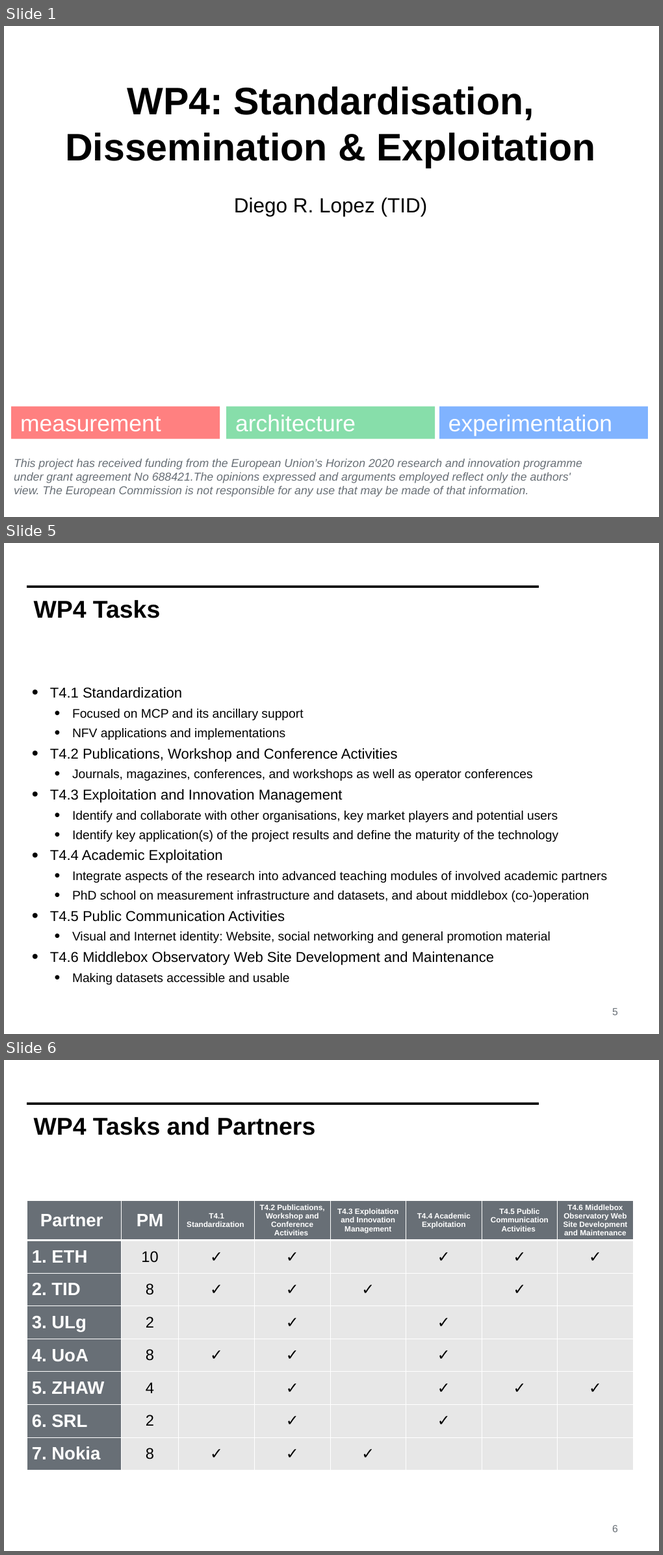
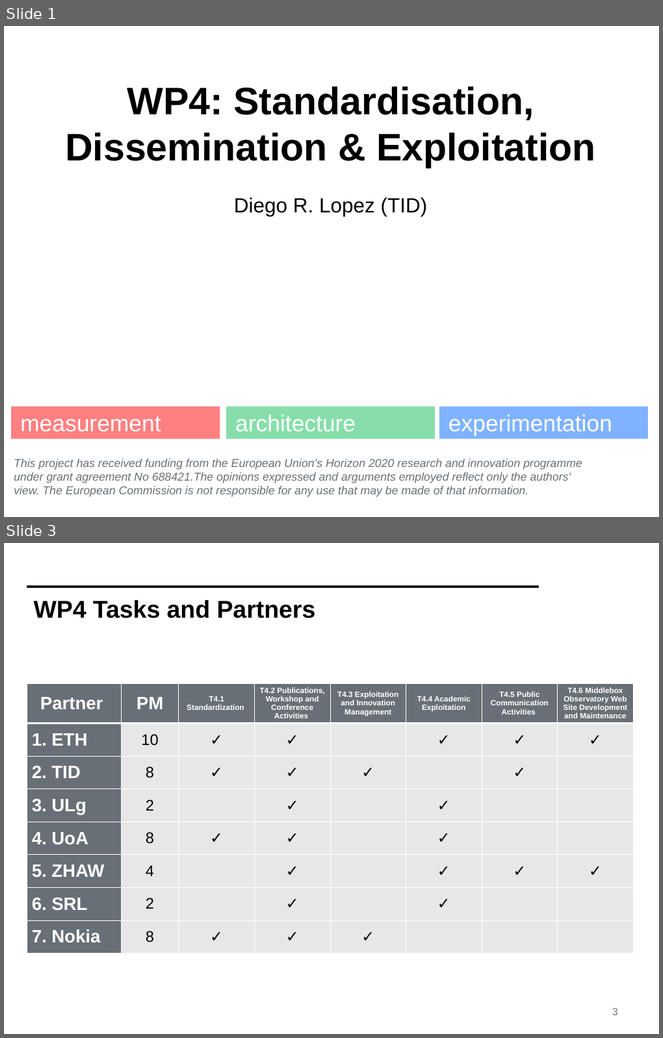
Before and after one commit to mami-project/roadshows, a slide deck: review2-zurich/WP4-ReviewM18.pptx. Shown one above the other, each under a label of ours: slides 1, 5 and 6 before the commit, slides 1 and 3 after it; the slides between them are not shown. The pictures are 663x1555 and 663x1038 pixels, drawn with LibreOffice and Linux fonts; fonts in the diff are those of the drawing; background and template pictures are left out. Boxes give left, top, right and bottom in pixels: in the first picture for what was removed or moved away, otherwise in the second. Text is boxed around its words. In the diff, an @@ line names an element or a change of style, - is before the commit and + after.

```diff
--- a/review2-zurich/WP4-ReviewM18.pptx
+++ b/review2-zurich/WP4-ReviewM18.pptx
@@ slide 5 removed at (4,543,659,1034), background #FFFFFF; not listed: 1 template element that a slide beside it also shows @@
@@ title removed at (34,600,160,618) @@
-WP4 Tasks
@@ text removed at (50,687,608,985) @@
-• T4.1 Standardization
-  • Focused on MCP and its ancillary support
-  • NFV applications and implementations
-• T4.2 Publications, Workshop and Conference Activities
-  • Journals, magazines, conferences, and workshops as well as operator conferences
-• T4.3 Exploitation and Innovation Management
-  • Identify and collaborate with other organisations, key market players and potential users
-  • Identify key application(s) of the project results and define the maturity of the technology
-• T4.4 Academic Exploitation
-  • Integrate aspects of the research into advanced teaching modules of involved academic partners
-  • PhD school on measurement infrastructure and datasets, and about middlebox (co-)operation
-• T4.5 Public Communication Activities
-  • Visual and Internet identity: Website, social networking and general promotion material
-• T4.6 Middlebox Observatory Web Site Development and Maintenance
-  • Making datasets accessible and usable
@@ page number removed at (612,1008,618,1016) @@
-5
@@ what was slide 6 is now slide 3 @@
@@ page number at (612,1008,618,1016): text changed @@
-6
+3
```
Also in this commit, not shown: 12 slides changed, 4 slides added, 2 other slides removed.
